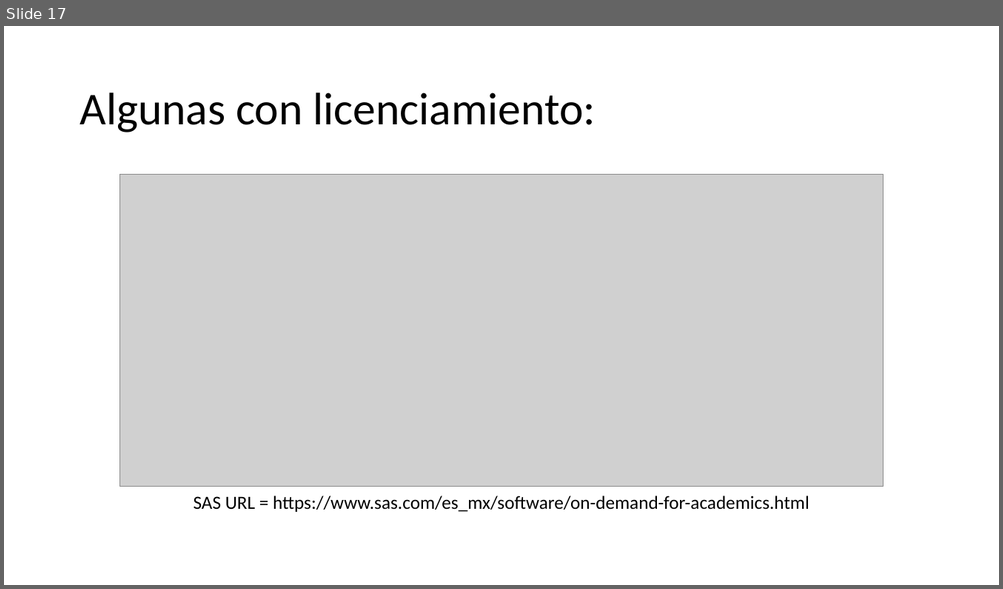
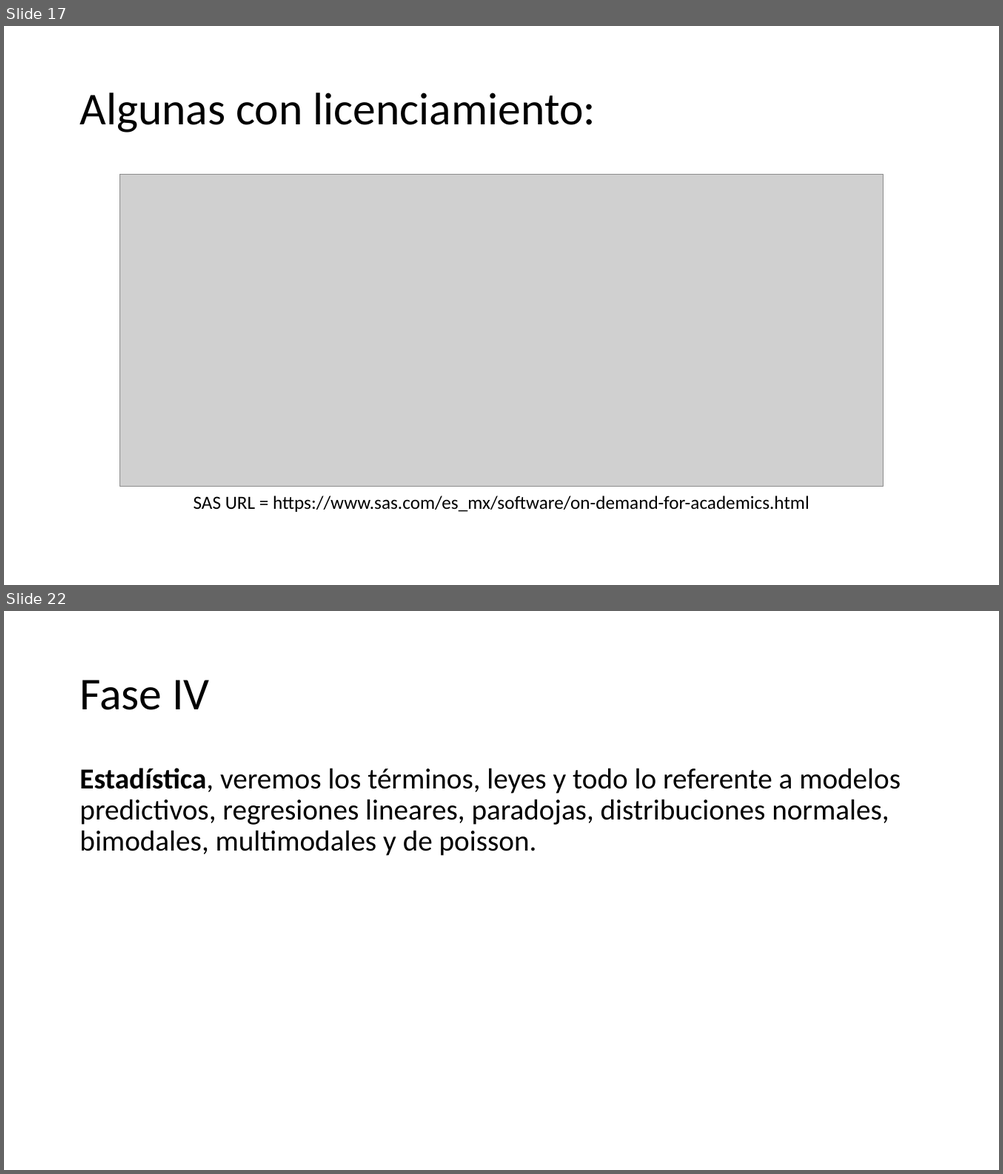
Before and after one commit to wparedesgt/RBasico, a slide deck: presentaciones/S01-New/00_Inicio.pptx. Shown one above the other, each under a label of ours: slide 17 before the commit, slides 17 and 22 after it; the slides between them are not shown. The pictures are 1003x589 and 1003x1174 pixels, drawn with LibreOffice and Linux fonts; fonts in the diff are those of the drawing; grey boxes stand for pictures; background and template pictures are left out. Boxes give left, top, right and bottom in pixels: in the first picture for what was removed or moved away, otherwise in the second. Text is boxed around its words. In the diff, an @@ line names an element or a change of style, - is before the commit and + after.

```diff
--- a/presentaciones/S01-New/00_Inicio.pptx
+++ b/presentaciones/S01-New/00_Inicio.pptx
@@ slide 22 added at box(4, 611, 999, 1170), background picture (left out) @@
@@ title added at box(79, 680, 209, 710), 44 pt, text #000000 @@
+Fase IV
@@ text added at box(79, 768, 900, 856), 28 pt, text #000000 @@
+Estadística, veremos los términos, leyes y todo lo referente a modelos predictivos, regresiones lineares, paradojas, distribuciones normales, bimodales, multimodales y de poisson.
```
Also in this commit, not shown: 1 slide changed, 5 other slides added, 2 other files.
